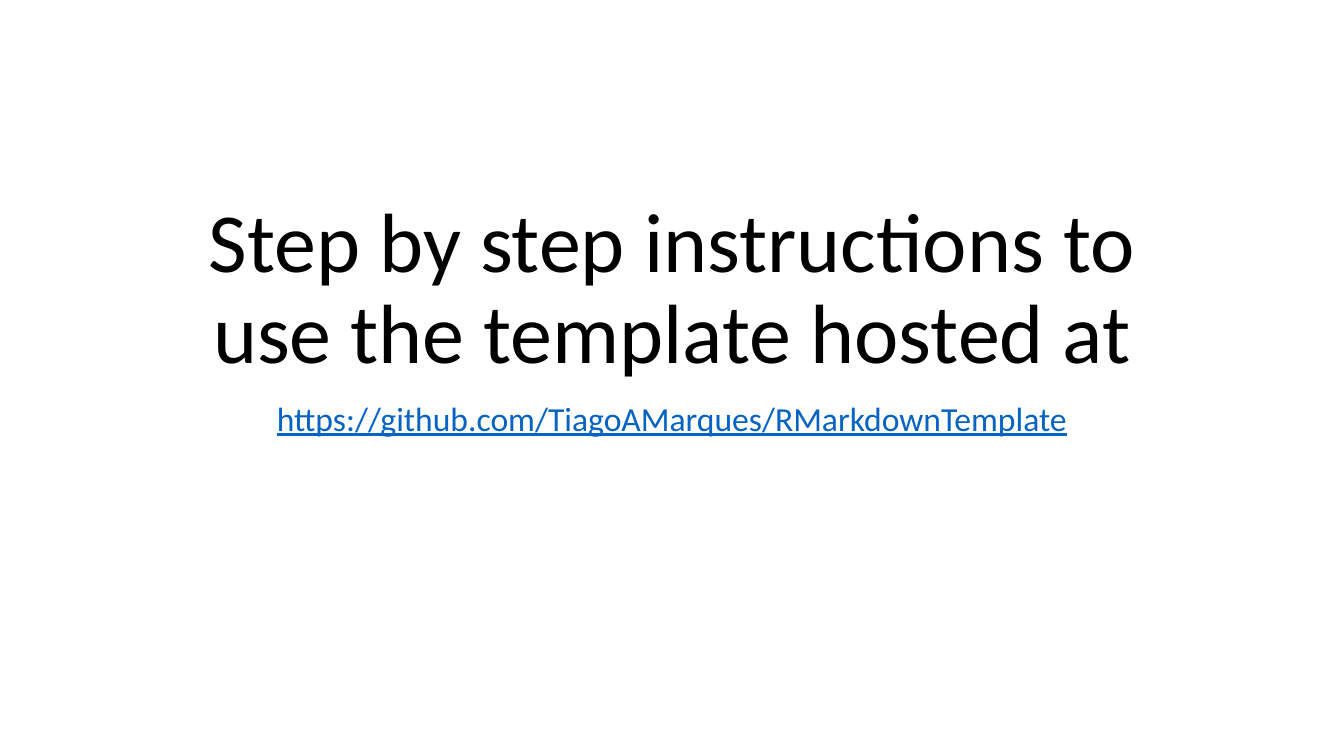
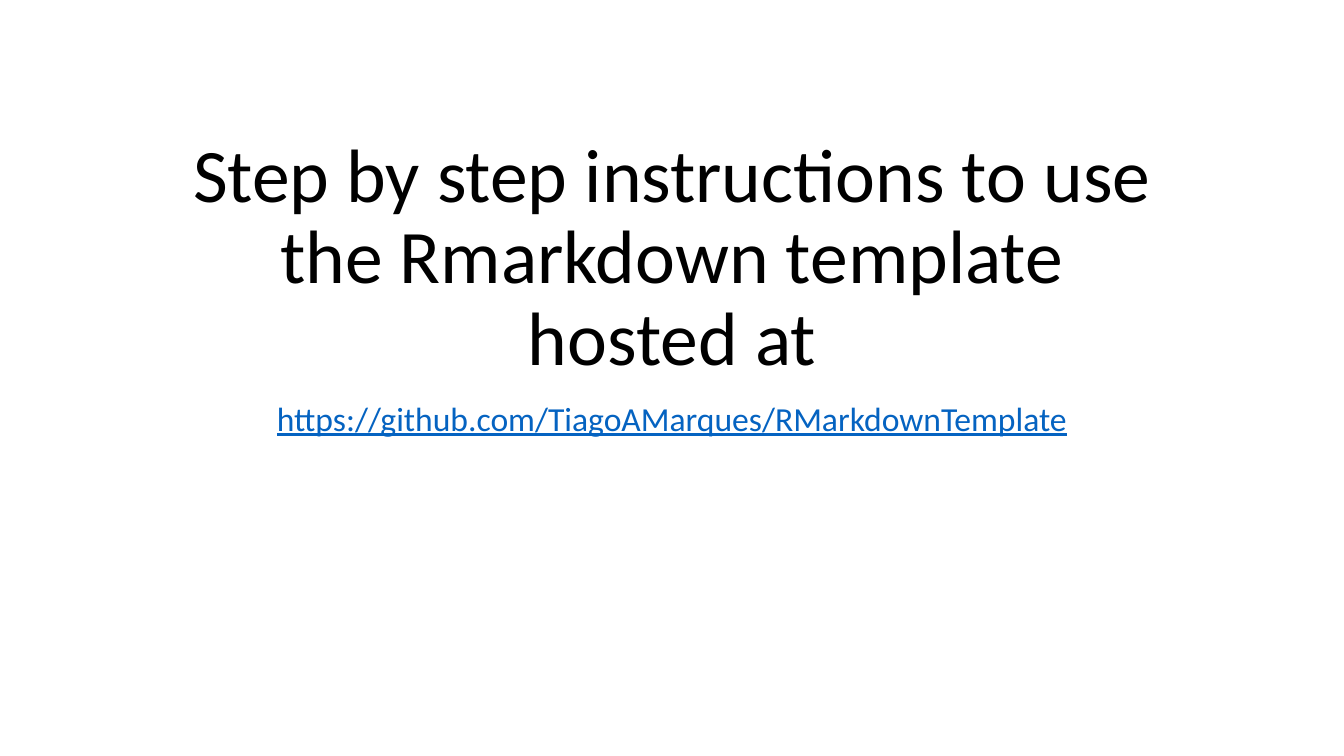
Before and after one commit to TiagoAMarques/RMarkdownTemplate, a slide deck: slide 1 of StepByStep.pptx. Drawn at 1344x756 pixels with LibreOffice and Linux fonts; fonts in the diff are those of the drawing. Boxes give left, top, right and bottom in pixels: in the first picture for what was removed or moved away, otherwise in the second. Text is boxed around its words. In the diff, an @@ line names an element or a change of style, - is before the commit and + after.

```diff
--- a/StepByStep.pptx
+++ b/StepByStep.pptx
@@ title at bbox=[193, 149, 1150, 366]: text changed; size 60 to 54 pt @@
-Step by step instructions to use the template hosted at
+Step by step instructions to use the Rmarkdown template hosted at
```
Also in this commit, not shown: 5 other slides changed.
